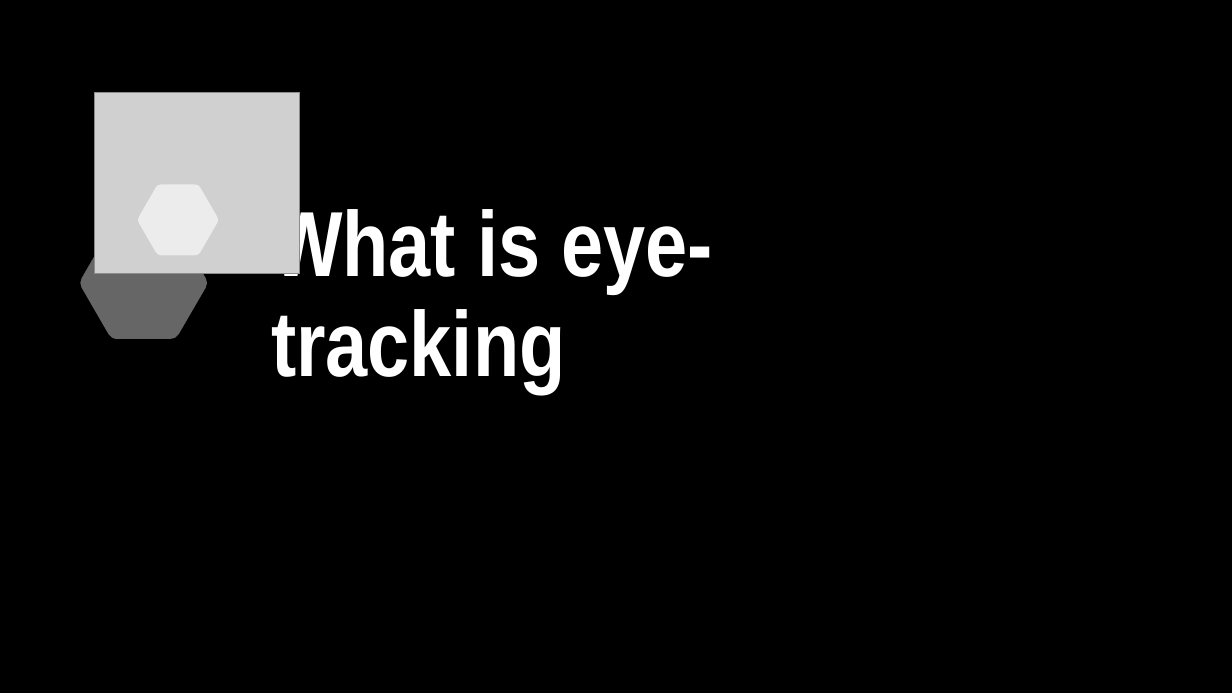
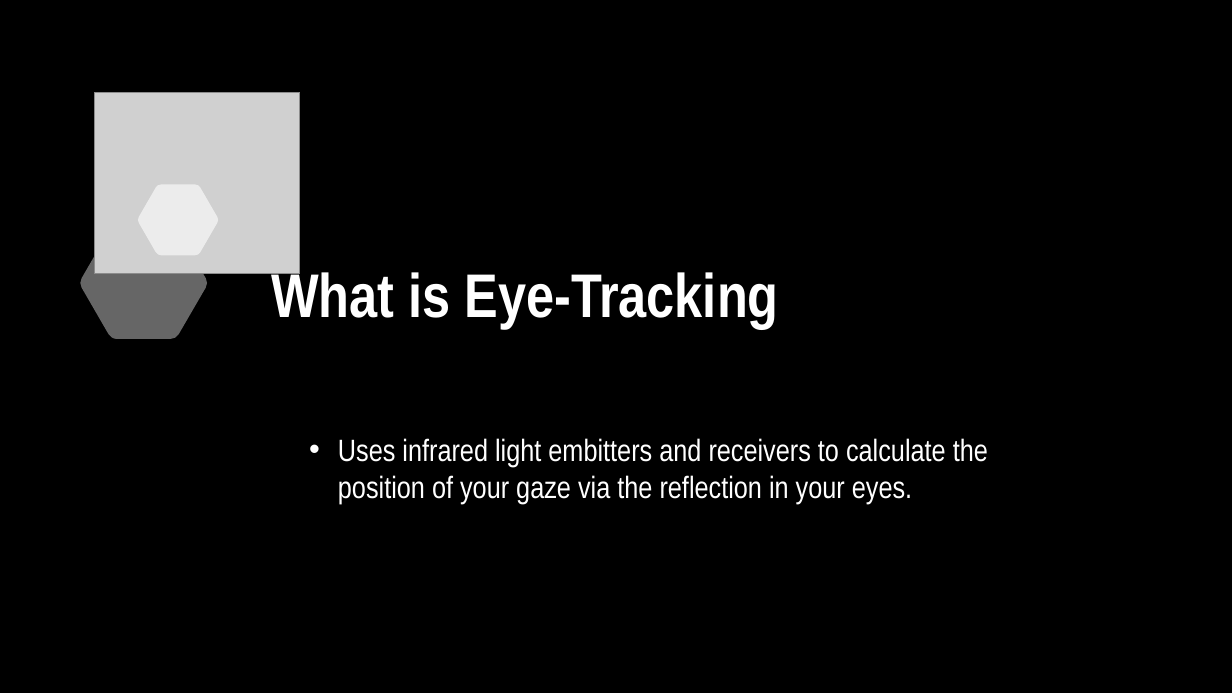
Before and after one commit to Keiishkii/Final-Year-Project, a slide deck: slide 5 of - Presentations/Pre-Proposal Presentation.pptx. Drawn at 1232x693 pixels with LibreOffice and Linux fonts; fonts in the diff are those of the drawing; grey boxes stand for pictures; background and template pictures are left out. Boxes give left, top, right and bottom in pixels: in the first picture for what was removed or moved away, otherwise in the second. Text is boxed around its words. In the diff, an @@ line names an element or a change of style, - is before the commit and + after.

```diff
--- a/- Presentations/Pre-Proposal Presentation.pptx
+++ b/- Presentations/Pre-Proposal Presentation.pptx
@@ title at box(271, 268, 778, 329): text changed; size 72 to 48 pt @@
-What is eye-tracking
+What is Eye-Tracking
@@ text added at box(338, 438, 988, 504), 24 pt, text #FFFFFF @@
+• Uses infrared light embitters and receivers to calculate the position of your gaze via the reflection in your eyes.
```
Also in this commit, not shown: 5 other slides changed, 1 other file.
